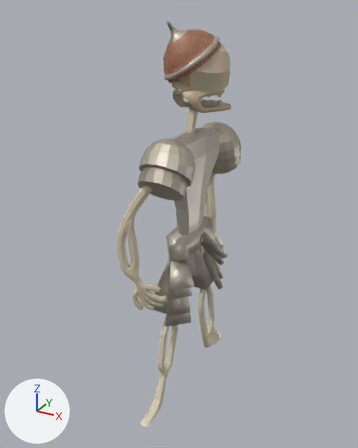
The Blender file Arte/Esqueleto Enemigo.blend: old version first, new version second.
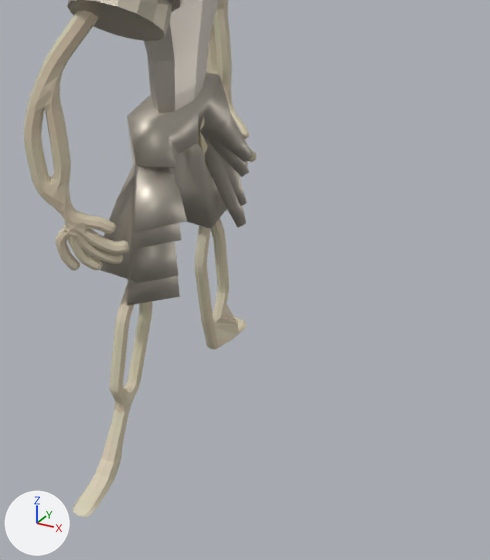
Old and new are each drawn whole from a 50 mm camera at (4.1, -8.08, 7.5) aimed at (-0.16, -0.34, 3.63) and again close up on the part from 29% to 95% of the width and 40% to 100% of the height. Every picture has the same lights, and +X, +Y and +Z are marked at lower left.

The first close-up shows 'Esqueleto', 'Hombrera derecha', 'Plane'.
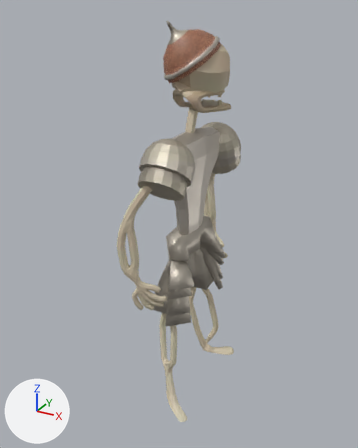
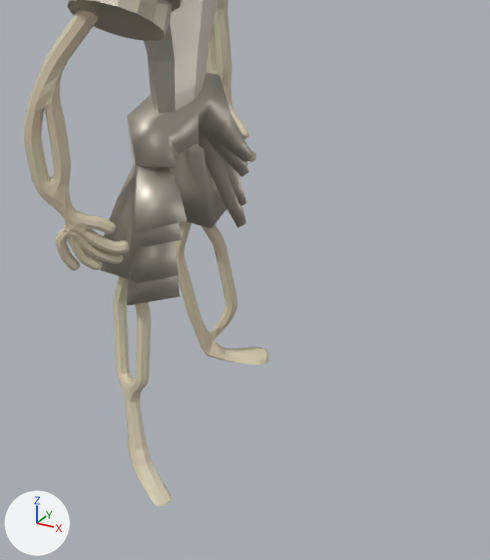
Boxes [x1, y1, x2, y2] around the edits, measured in the close-ups (490 x 560 px; the box of a moved part takes in the faces that stretch with it):
'Esqueleto', reshaped
    before: [24, 0, 256, 517]
    after: [24, 0, 270, 507]
part 1 of me_plane_001, moved or reshaped
    before: [73, 286, 153, 517]
    after: [113, 276, 172, 507]
part 2 of me_plane_001, moved or reshaped
    before: [195, 117, 246, 349]
    after: [175, 221, 270, 365]

Diff of the bpy script that builds the scene:
```diff
--- a/Arte/Esqueleto Enemigo.blend.py
+++ b/Arte/Esqueleto Enemigo.blend.py
@@ me_plane_001 @@
 # used by ob_esqueleto; location = (0.0, -0.16, 5.59); rotation_euler = (0.199, 0.0, 0.0), in degrees (11, 0, 0)
-me_plane_001.from_pydata(...)  # 2974 vertices, 2972 faces; spans x -0.73..0.37, y -2.98..1.28, z -5.8..0.27
+me_plane_001.from_pydata(...)  # 2950 vertices, 2953 faces; spans x -0.73..0.66, y -2.44..1.28, z -5.7..0.27
+# me_plane_001 part 1: 172 vertices moved from x -0.07..0.07, y -1.92..-1.28, z -4.0..-3.15 to x -0.34..0.18, y -1.71..-1.28, z -3.98..-3.16; 352 vertices removed from x -0.1..0.11, y -2.98..-1.46, z -5.17..-3.66; 352 vertices added at x -0.33..0.61, y -2.44..-1.44, z -5.34..-3.73
+# me_plane_001 part 2: 220 vertices moved from x -0.07..0.09, y -0.39..0.24, z -4.49..-2.27 to x -0.36..0.21, y -0.33..0.08, z -4.45..-2.3; 285 vertices removed from x -0.16..0.17, y -0.36..0.47, z -5.8..-4.36; 261 vertices added at x -0.33..0.66, y -0.4..0.07, z -5.7..-4.3
 me_plane_001.materials.append(mat_hueso)
```
